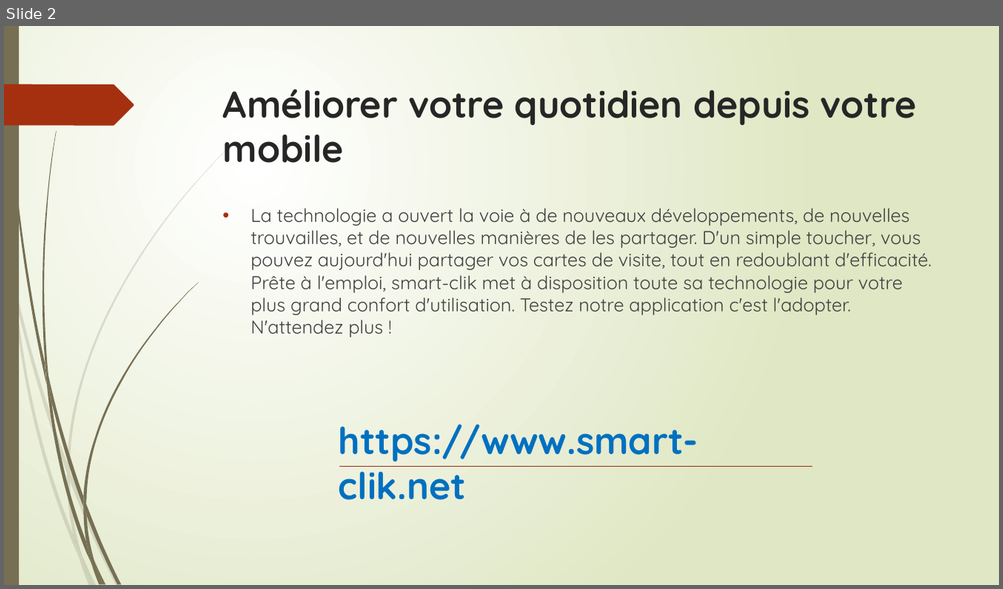
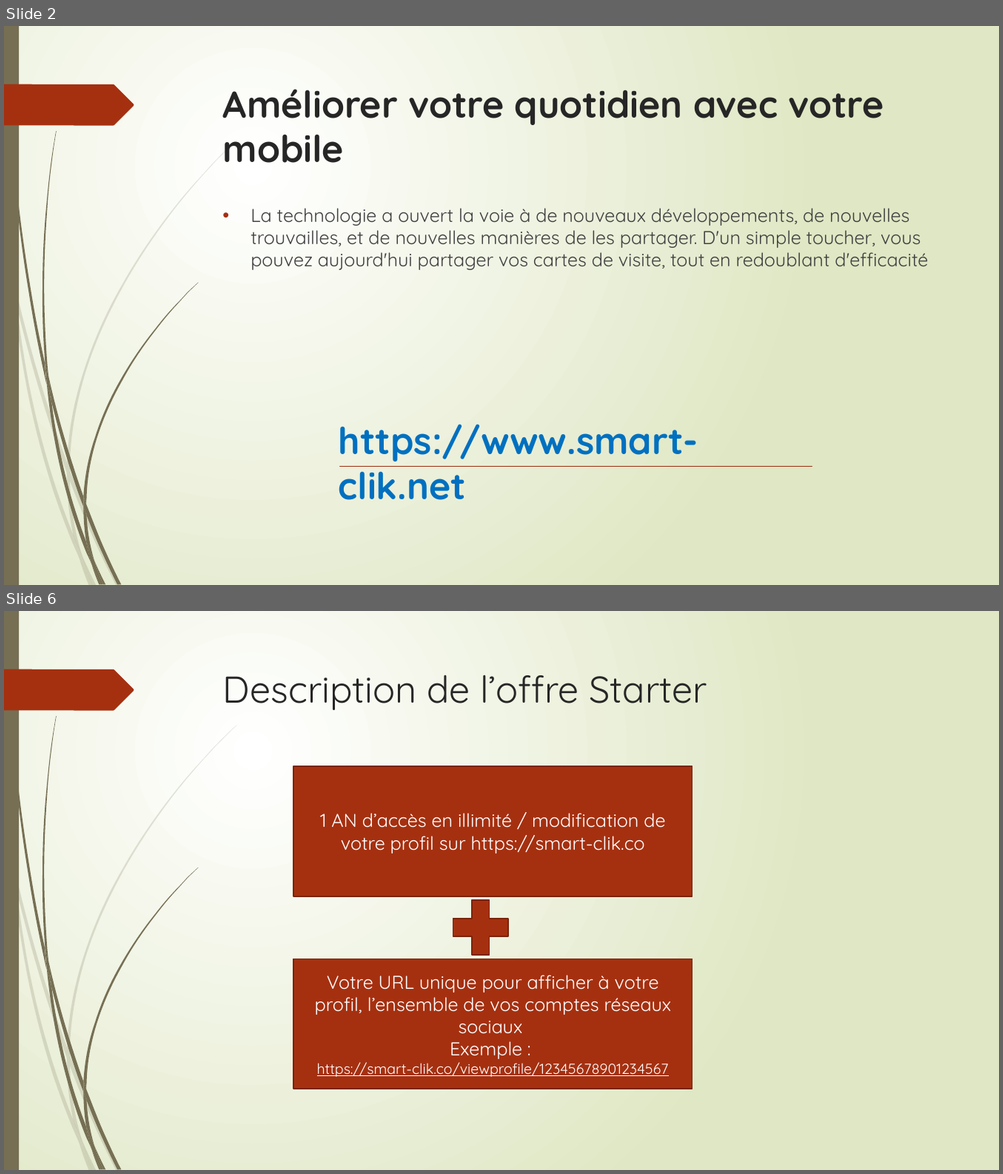
Before and after one commit to europedigitalconsulting/Abeer, a slide deck: Smart-clik.pptx. Shown one above the other, each under a label of ours: slide 2 before the commit, slides 2 and 6 after it; the slides between them are not shown. The pictures are 1003x589 and 1003x1174 pixels, drawn with LibreOffice and Linux fonts; fonts in the diff are those of the drawing. Boxes give left, top, right and bottom in pixels: in the first picture for what was removed or moved away, otherwise in the second. Text is boxed around its words. In the diff, an @@ line names an element or a change of style, - is before the commit and + after.

```diff
--- a/Smart-clik.pptx
+++ b/Smart-clik.pptx
@@ slide 6 added at bbox=[4, 611, 999, 1170], background gradient #FFFFFF to #DFE8C4; not listed: 24 template elements that a slide beside it also shows @@
@@ title added at bbox=[223, 675, 706, 710], 36 pt, text #262626 @@
+Description de l’offre Starter
@@ rectangle added at bbox=[293, 766, 692, 896], fill #A53010, outline #7A240C 1.25 pt, 18 pt, text #FFFFFF @@
+1 AN d’accès en illimité / modification de votre profil sur https://smart-clik.co
@@ plus sign added at bbox=[444, 891, 518, 965], fill #A53010, outline #7A240C 1.25 pt @@
@@ rectangle added at bbox=[293, 960, 692, 1089], fill #A53010, outline #7A240C 1.25 pt, 18 pt, text #FFFFFF @@
+Votre URL unique pour afficher à votre profil, l’ensemble de vos comptes réseaux sociaux
+Exemple :
+https://smart-clik.co/viewprofile/12345678901234567
@@ slide 2 changed as well @@
@@ title at bbox=[223, 89, 884, 163]: text changed @@
-Améliorer votre quotidien depuis votre mobile
+Améliorer votre quotidien avec votre mobile
@@ text at bbox=[250, 208, 928, 270]: text changed @@
-• La technologie a ouvert la voie à de nouveaux développements, de nouvelles trouvailles, et de nouvelles manières de les partager. D'un simple toucher, vous pouvez aujourd'hui partager vos cartes de visite, tout en redoublant d'efficacité. Prête à l'emploi, smart-clik met à disposition toute sa technologie pour votre plus grand confort d'utilisation. Testez notre application c'est l'adopter. N'attendez plus !
+• La technologie a ouvert la voie à de nouveaux développements, de nouvelles trouvailles, et de nouvelles manières de les partager. D'un simple toucher, vous pouvez aujourd'hui partager vos cartes de visite, tout en redoublant d'efficacité
```
Also in this commit, not shown: 1 other slide changed, 6 other slides added, 1 slide removed, 13 other files.
